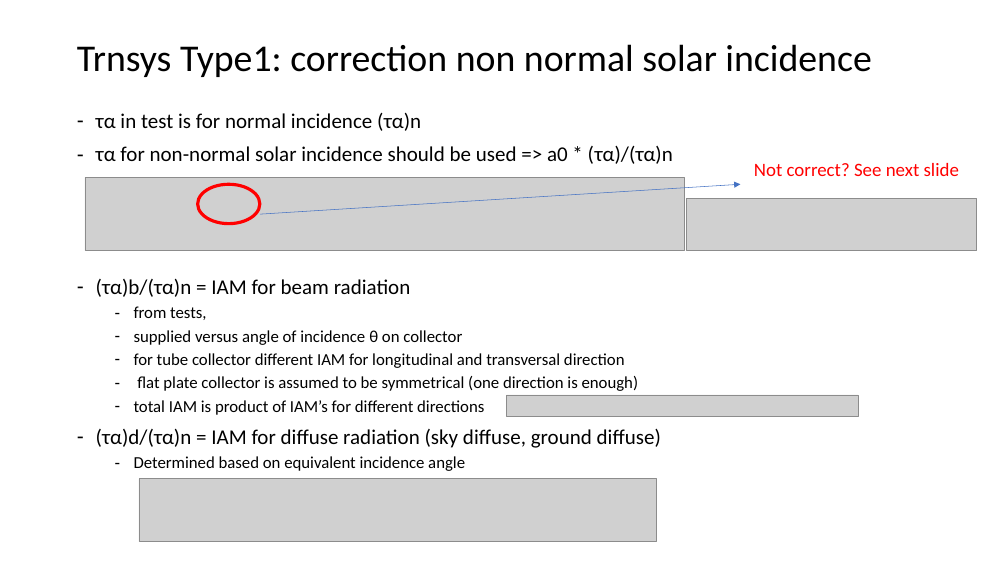
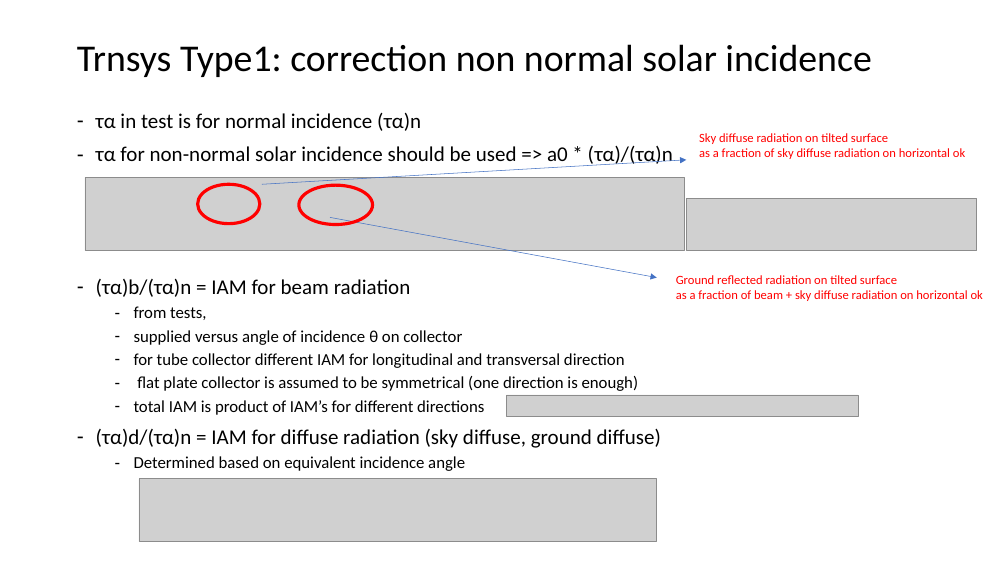
Before and after one commit to MargotDePauw/TETRA-warmtenetten, a slide deck: slide 7 of model zonnecollector/achtergrond/Solar collector.pptx (slide 5 before the commit). Drawn at 1008x567 pixels with LibreOffice and Linux fonts; fonts in the diff are those of the drawing; grey boxes stand for pictures. Boxes give left, top, right and bottom in pixels: in the first picture for what was removed or moved away, otherwise in the second. Text is boxed around its words. In the diff, an @@ line names an element or a change of style, - is before the commit and + after.

Commit message:
zonnecollector: IAM voor long en transv richting, berekening met en zonder inertie, correctie ifv debiet. Geverifieerd met trnsys Type71 en Type538.

```diff
--- a/model zonnecollector/achtergrond/Solar collector.pptx
+++ b/model zonnecollector/achtergrond/Solar collector.pptx
@@ text at bbox=[699, 133, 965, 159]: text changed; size 18 to 12 pt @@
-Not correct? See next slide
+Sky diffuse radiation on tilted surface
+as a fraction of sky diffuse radiation on horizontal ok
@@ arrow moved from (260, 214) - (740, 185) to (262, 185) - (687, 160) @@
@@ ellipse added at bbox=[299, 185, 372, 225], outline #FF0000 3 pt @@
@@ arrow added from (330, 218) to (657, 278), #4472C4 0.5 pt @@
@@ text added at bbox=[676, 275, 983, 301], 12 pt, text #FF0000 @@
+Ground reflected radiation on tilted surface
+as a fraction of beam + sky diffuse radiation on horizontal ok
```
Also in this commit, not shown: 1 other slide changed, 6 slides added, 1 slide removed, 2 other files.
